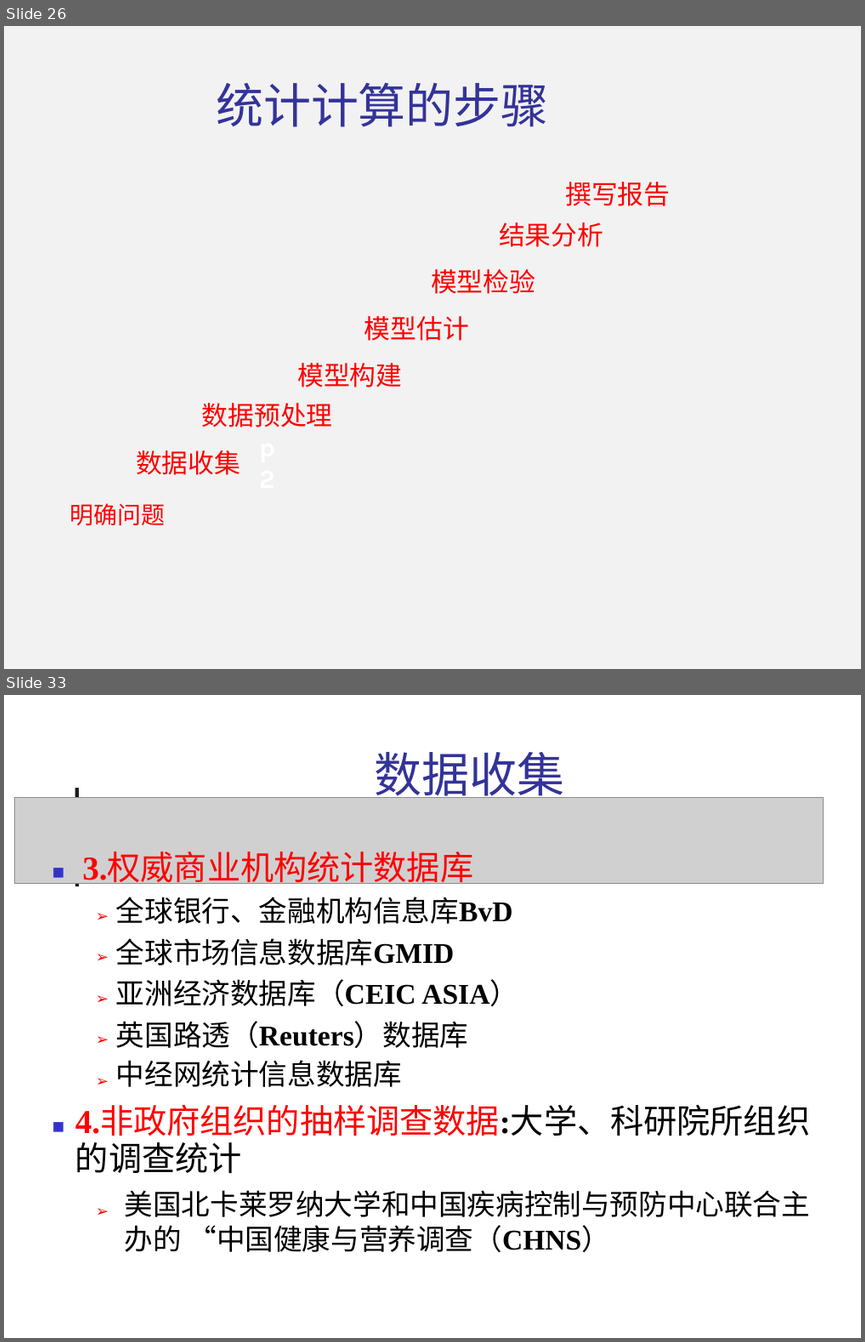
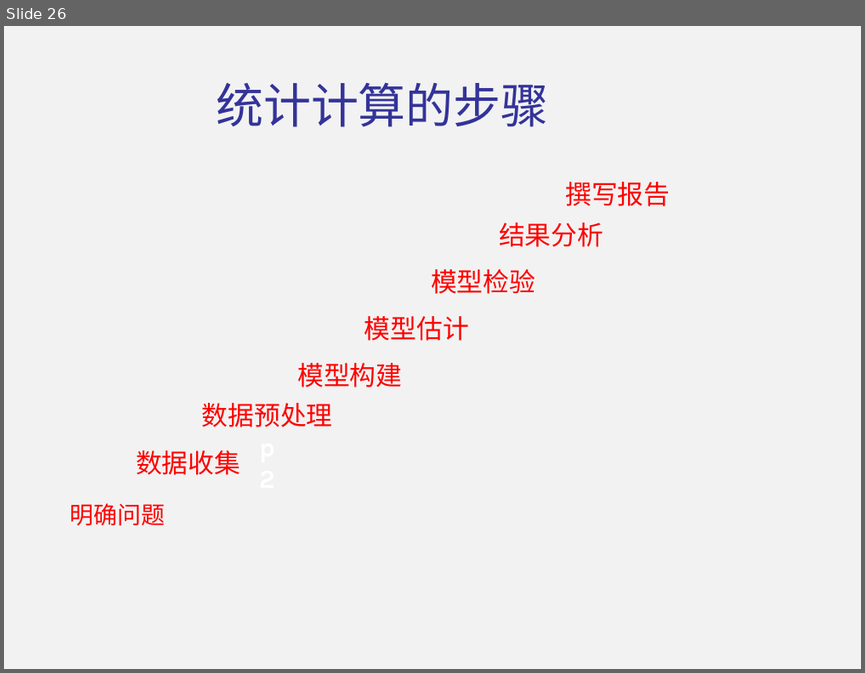
Before and after one commit to shfkuang/shfkuang.github.io, a slide deck: sc2019/scch1.ppt. Shown one above the other, each under a label of ours: slides 26 and 33 before the commit, slide 26 after it; the slides between them are not shown. The pictures are 865x1342 and 865x673 pixels, drawn with LibreOffice and Linux fonts; fonts in the diff are those of the drawing; grey boxes stand for pictures; background and template pictures are left out. Boxes give left, top, right and bottom in pixels: in the first picture for what was removed or moved away, otherwise in the second. Text is boxed around its words. In the diff, an @@ line names an element or a change of style, - is before the commit and + after.

```diff
--- a/sc2019/scch1.ppt
+++ b/sc2019/scch1.ppt
@@ slide 33 removed at <box>4,695,861,1338</box>, background #F2F2F2 @@
@@ freeform shape removed at <box>4,695,861,1338</box> @@
@@ text removed at <box>375,752,565,805</box> @@
-数据收集
@@ line removed from (77, 788) to (77, 886) @@
@@ picture removed at <box>15,797,823,883</box> @@
@@ freeform shape removed at <box>43,798,85,842</box> @@
@@ freeform shape removed at <box>54,837,94,882</box> @@
@@ text removed at <box>52,862,69,884</box> @@
-■
@@ text removed at <box>82,853,473,885</box> @@
-3.权威商业机构统计数据库
@@ text removed at <box>116,896,518,1087</box> @@
-全球银行、金融机构信息库BvD
-全球市场信息数据库GMID
-亚洲经济数据库（CEIC ASIA）
-英国路透（Reuters）数据库
-中经网统计信息数据库
@@ text removed at <box>96,907,108,1089</box> @@
-➢
-➢
-➢
-➢
-➢
@@ text removed at <box>52,1115,69,1137</box> @@
-■
@@ text removed at <box>75,1107,810,1173</box> @@
-4.非政府组织的抽样调查数据:大学、科研院所组织
-的调查统计
@@ text removed at <box>96,1202,108,1219</box> @@
-➢
@@ text removed at <box>125,1190,810,1252</box> @@
-美国北卡莱罗纳大学和中国疾病控制与预防中心联合主
-办的 “中国健康与营养调查（CHNS）
```
Also in this commit, not shown: 1 slide changed, 18 other slides removed.
